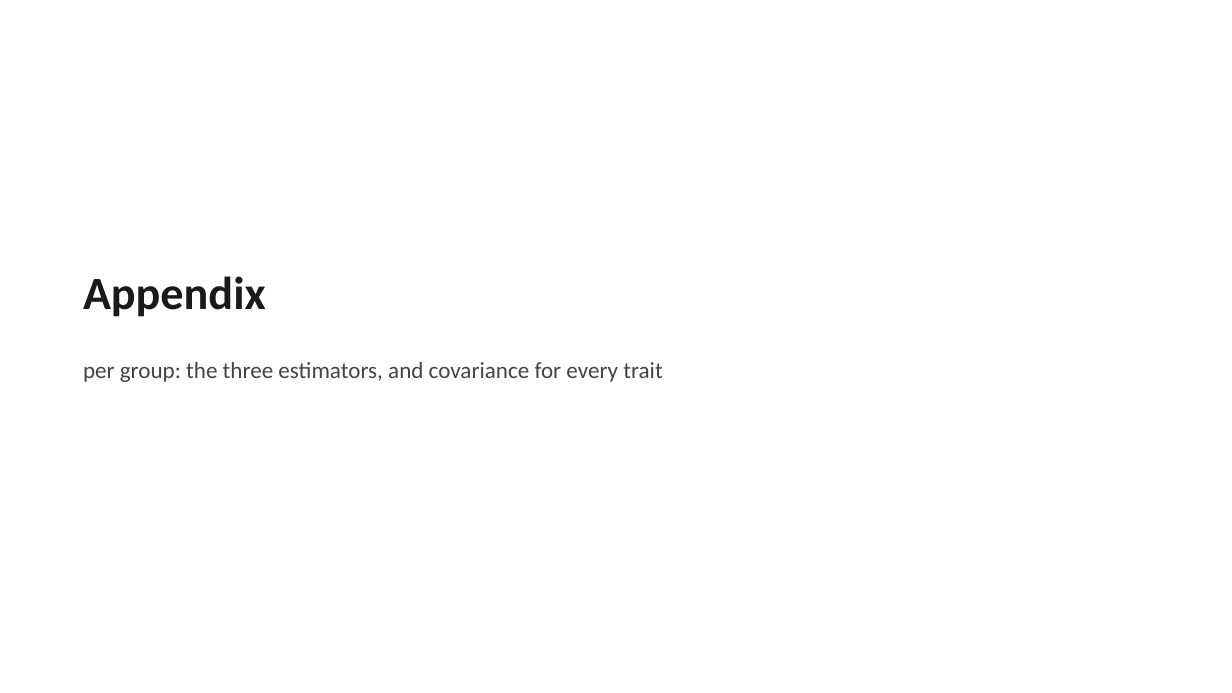
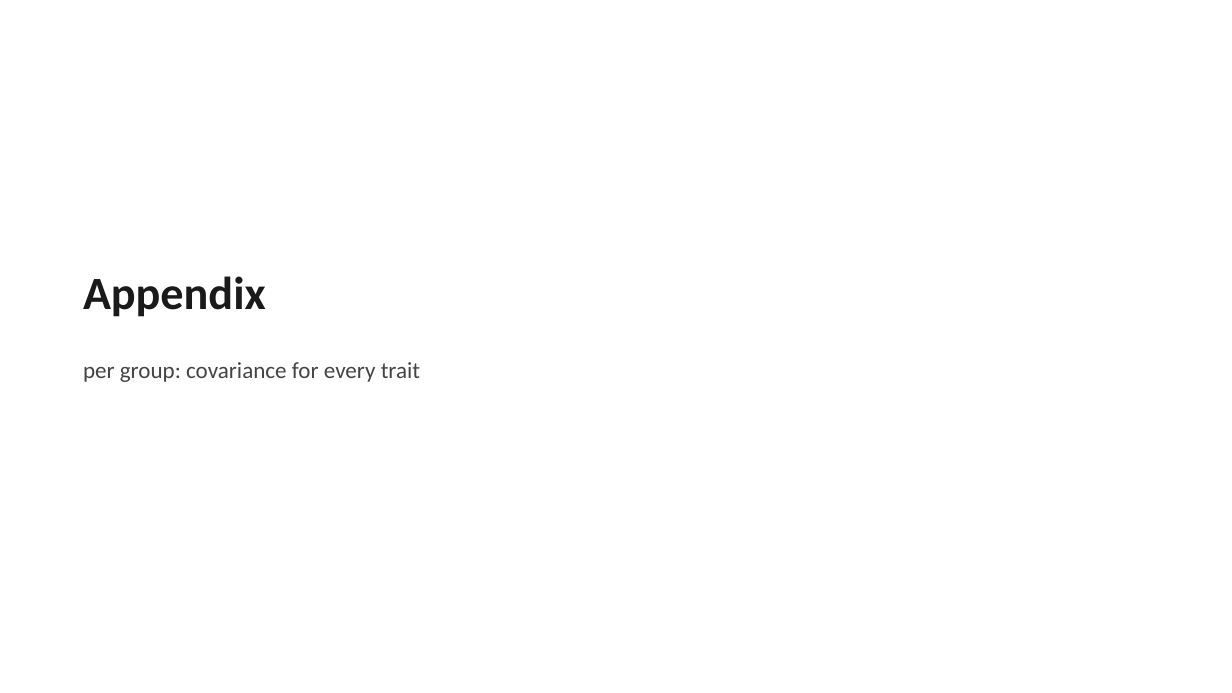
Before and after one commit to mkiravn/aou-covariance, a slide deck: slide 20 of slides/relatedness_condensed.pptx (slide 19 before the commit). Drawn at 1232x693 pixels with LibreOffice and Linux fonts; fonts in the diff are those of the drawing. Boxes give left, top, right and bottom in pixels: in the first picture for what was removed or moved away, otherwise in the second. Text is boxed around its words. In the diff, an @@ line names an element or a change of style, - is before the commit and + after.

```diff
--- a/slides/relatedness_condensed.pptx
+++ b/slides/relatedness_condensed.pptx
@@ text at [83, 362, 420, 382]: text changed @@
-per group: the three estimators, and covariance for every trait
+per group: covariance for every trait
```
Also in this commit, not shown: 1 other slide changed, 1 other file.
